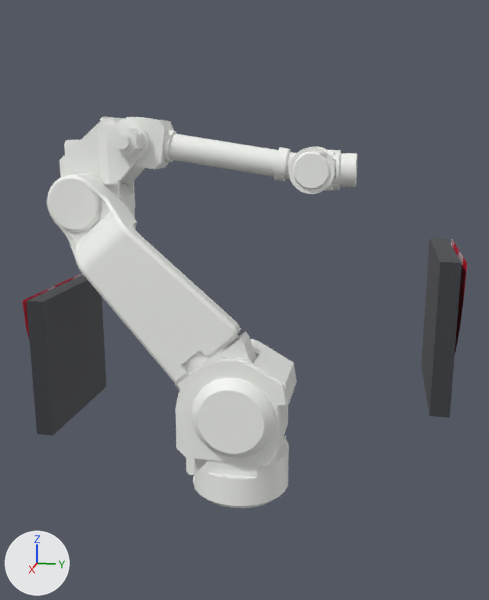
A saved change to the Blender file models/ingame/clean/bullseye/bullseye_arm.blend.
Camera for both pictures: a 50 mm camera at (174.2, 30.3, 44.1) aimed at (20.5, -0.5, 5.7). The lights are fixed; the arrows at lower left show +X, +Y and +Z.

Names of what the first picture shows: 'arm_exterior_model', 'quarter_tile_1', 'quarter_tile_2'.
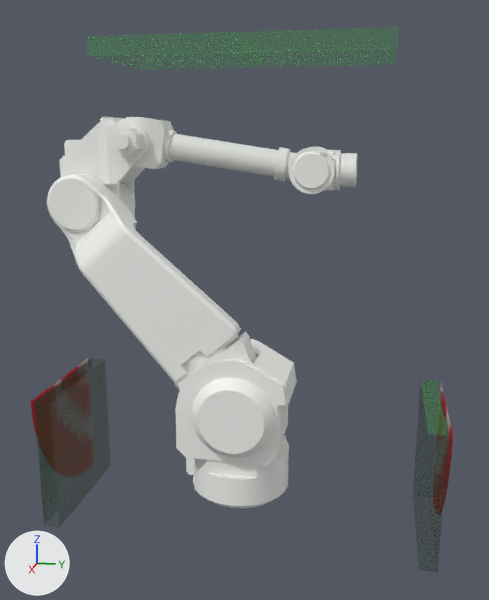
Pixel boxes (x1, y1, x2, y2) of what changed, in the pictures (489 x 600 px; the box of a moved part takes in the faces that stretch with it):
'placeholders', shown (green)
    after: (34, 27, 448, 573)
'quarter_tile_2', reshaped
    before: (22, 273, 106, 435)
    after: (30, 358, 110, 528)
'quarter_tile_1', mesh moved
    before: (421, 238, 467, 418)
    after: (414, 381, 453, 572)
part 2 of me_cube_001, moved or reshaped
    before: (26, 275, 106, 435)
    after: (51, 360, 110, 528)
part 3 of me_cube_001, moved or reshaped
    before: (22, 273, 83, 341)
    after: (30, 358, 88, 436)
part 4 of me_cube_003, moved or reshaped (not visible before)
    after: (34, 358, 448, 573)

The change, as a list of edits to the scene's bpy script:
```text
Change me_cube:
    where me_cube.from_pydata(...)  # 18 vertices, 7 faces; spans x 8.0..40.0, y 42.0..47.0, z -12.0..20.0
    used by ob_quarter_tile_1; location = (0.0, 0.0, 0.0)
    me_cube part 1: the whole mesh is moved by (0.0, 0.0, -36.0)
Change me_cube_001:
    where me_cube_001.from_pydata(...)  # 19 vertices, 7 faces; spans x 8.0..40.0, y -47.0..0.0, z -24.0..8.0
    used by ob_quarter_tile_2; location = (0.0, 0.0, 0.0)
    me_cube_001 part 2: the loose piece of 8 vertices spanning x 8.0..40.0, y -46.0..-42.0, z -24.0..8.0 is moved by (0.0, 0.0, -24.0)
    me_cube_001 part 3: the loose piece of 10 vertices spanning x 8.0..40.0, y -47.0, z -24.0..8.0 is moved by (0.0, 0.0, -24.0)
Change me_cube_003:
    where me_cube_003.from_pydata(...)  # 16 vertices, 12 faces; spans x 0.0..40.0, y 0.0..46.0, z -12.0..64.0
    used by ob_placeholders; location = (0.0, 0.0, 0.0)
    me_cube_003 part 4: the loose piece of 8 vertices spanning x 8.0..40.0, y 42.0..46.0, z -12.0..20.0 is moved by (0.0, 0.0, -36.0)
Change ob_placeholders:
    remove ob_placeholders.hide_set(True)
```
